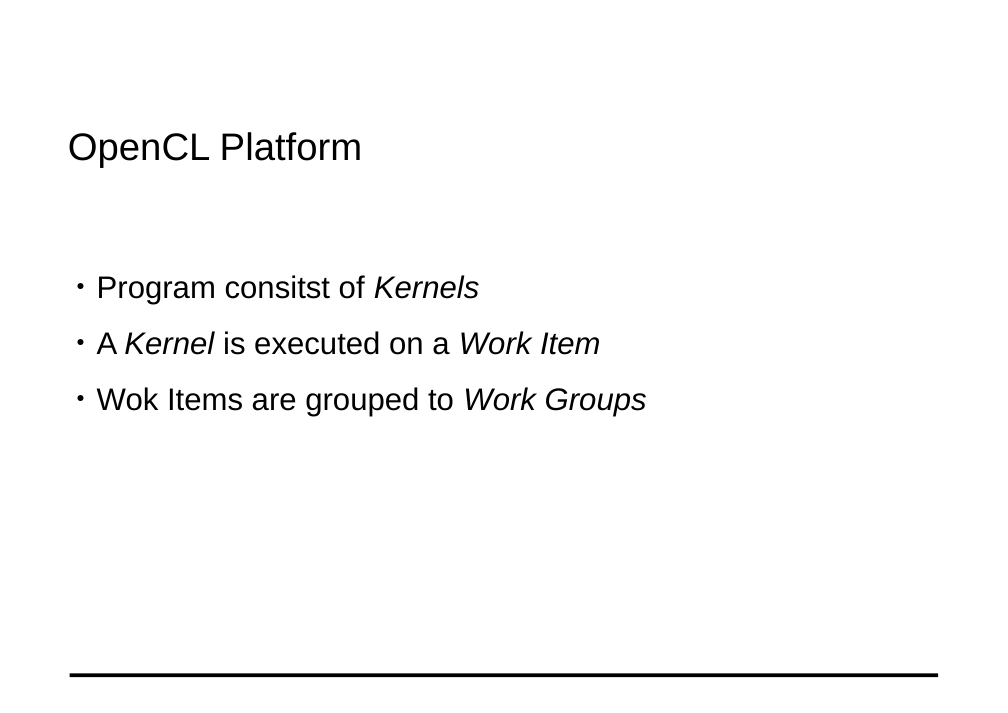
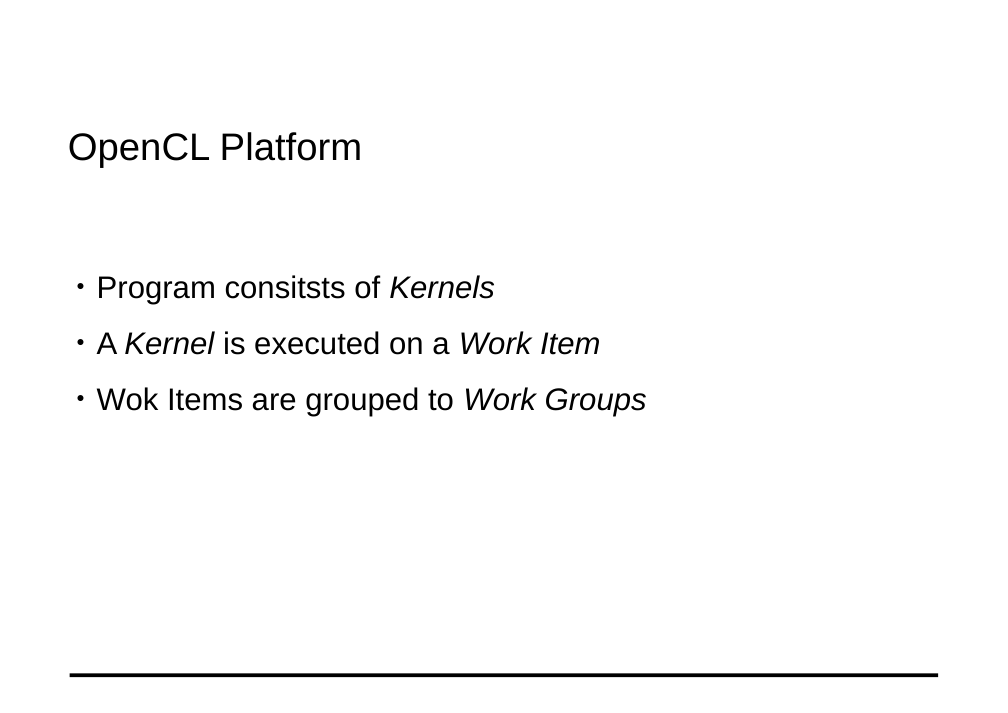
Before and after one commit to fluescher/conpr-opencl-lecture, a slide deck: slide 12 of docs/SL_OpenCL.odp (slide 9 before the commit). Drawn at 1008x713 pixels with LibreOffice and Linux fonts; fonts in the diff are those of the drawing; background and template pictures are left out. Boxes give left, top, right and bottom in pixels: in the first picture for what was removed or moved away, otherwise in the second. Text is boxed around its words. In the diff, an @@ line names an element or a change of style, - is before the commit and + after.

Commit message:
Slides

```diff
--- a/docs/SL_OpenCL.odp
+++ b/docs/SL_OpenCL.odp
@@ text at bbox=[97, 275, 494, 304]: text changed @@
-● Program consitst of Kernels
+● Program consitsts of Kernels
```
Also in this commit, not shown: 2 other slides changed, 14 slides added, 2 other files.
